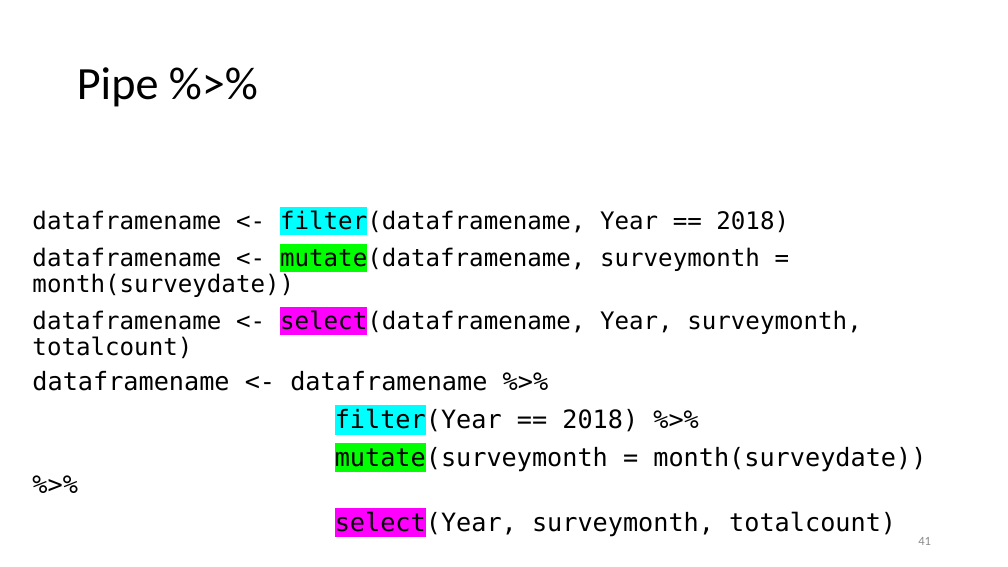
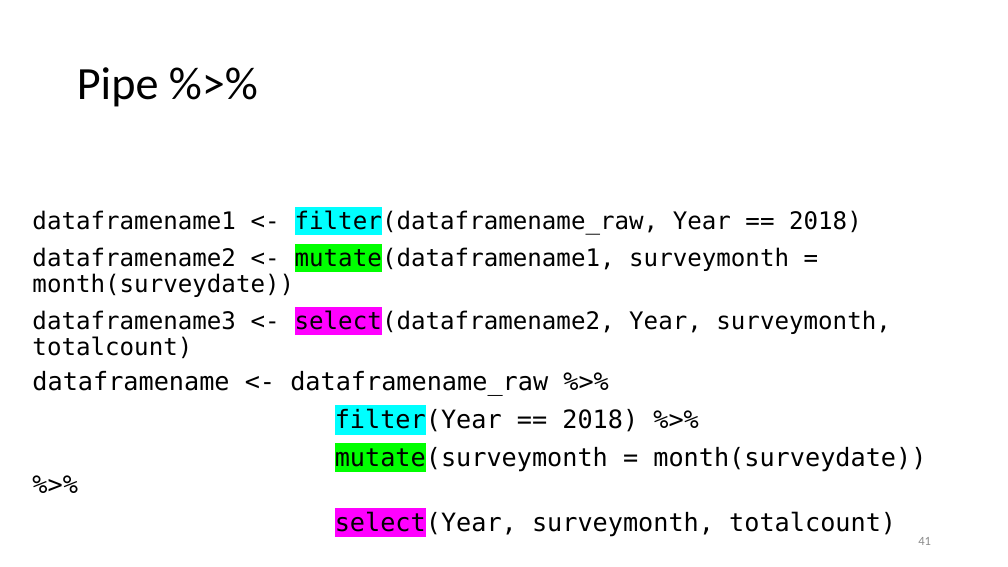
Before and after one commit to justinpriest/ADFG_R_Intro_Workshop, a slide deck: slide 41 of presentations/6 - Data Manipulation with tidyverse.pptx. Drawn at 1008x567 pixels with LibreOffice and Linux fonts; fonts in the diff are those of the drawing. Boxes give left, top, right and bottom in pixels: in the first picture for what was removed or moved away, otherwise in the second. Text is boxed around its words. In the diff, an @@ line names an element or a change of style, - is before the commit and + after.

Commit message:
presentation edits

```diff
--- a/presentations/6 - Data Manipulation with tidyverse.pptx
+++ b/presentations/6 - Data Manipulation with tidyverse.pptx
@@ text at (32, 209, 890, 335): text changed @@
-dataframename <- filter(dataframename, Year == 2018)
-dataframename <- mutate(dataframename, surveymonth = month(surveydate))
-dataframename <- select(dataframename, Year, surveymonth, totalcount)
+dataframename1 <- filter(dataframename_raw, Year == 2018)
+dataframename2 <- mutate(dataframename1, surveymonth = month(surveydate))
+dataframename3 <- select(dataframename2, Year, surveymonth, totalcount)
@@ text at (32, 371, 548, 396): text changed @@
-dataframename <- dataframename %>%
+dataframename <- dataframename_raw %>%
```
Also in this commit, not shown: 1 other slide changed, 5 other files.
